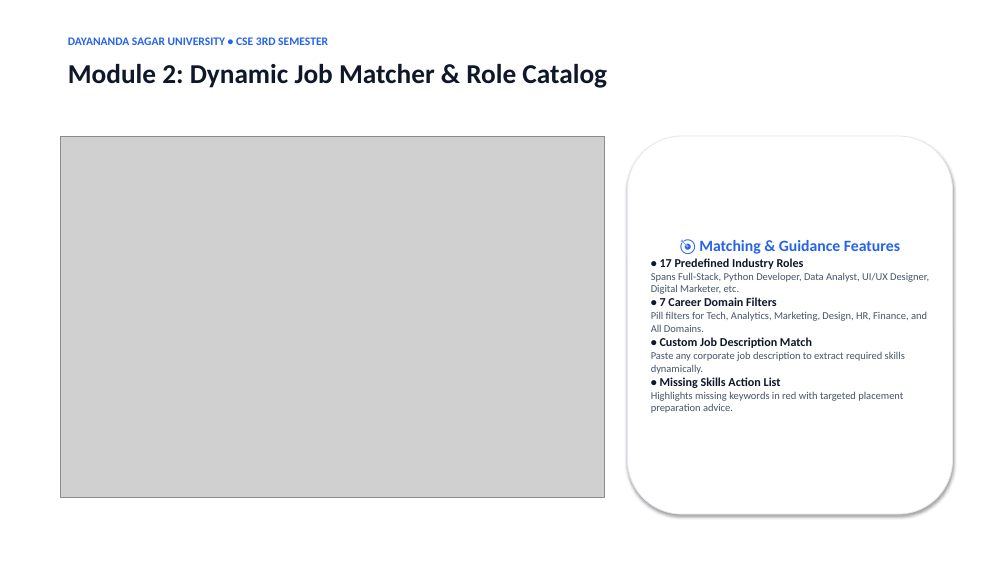
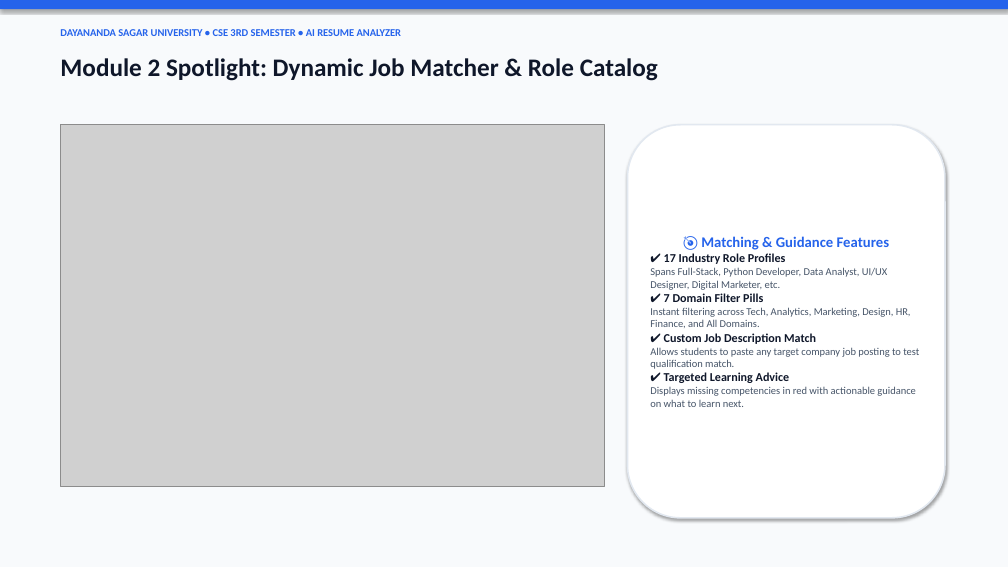
Before and after one commit to geetesh525-glitch/campus-ai-project-assistant, a slide deck: slide 7 of resume_analyzer_project/AI_Resume_Analyzer_Presentation.pptx. Drawn at 1008x567 pixels with LibreOffice and Linux fonts; fonts in the diff are those of the drawing; grey boxes stand for pictures. Boxes give left, top, right and bottom in pixels: in the first picture for what was removed or moved away, otherwise in the second. Text is boxed around its words. In the diff, an @@ line names an element or a change of style, - is before the commit and + after.

```diff
--- a/resume_analyzer_project/AI_Resume_Analyzer_Presentation.pptx
+++ b/resume_analyzer_project/AI_Resume_Analyzer_Presentation.pptx
@@ rectangle added at box(0, 0, 1008, 567), fill #F8FAFC @@
@@ rectangle added at box(0, 0, 1008, 9), fill #2563EB @@
@@ text at box(60, 29, 401, 36): text changed; size 11 to 10 pt @@
-DAYANANDA SAGAR UNIVERSITY • CSE 3RD SEMESTER
+DAYANANDA SAGAR UNIVERSITY • CSE 3RD SEMESTER • AI RESUME ANALYZER
@@ text at box(60, 58, 658, 81): text changed; size 26 to 24 pt @@
-Module 2: Dynamic Job Matcher & Role Catalog
+Module 2 Spotlight: Dynamic Job Matcher & Role Catalog
@@ picture: place and size @@
-picture at box(60, 136, 605, 498)
+picture at box(60, 125, 605, 486)
@@ rounded rectangle "🎯 Matching & Guidance Features": place and size @@
-rounded rectangle "🎯 Matching & Guidance Features" at box(628, 136, 953, 514)
+rounded rectangle "🎯 Matching & Guidance Features" at box(628, 125, 945, 518)
@@ rounded rectangle "🎯 Matching & Guidance Features" at box(628, 125, 945, 518): outline #E2E8F0 0.75 pt to #E2E8F0 1.5 pt @@
@@ text in rounded rectangle at box(701, 236, 889, 250): size 15 to 14 pt in "🎯 Matching & Guidance Features" @@
@@ text in rounded rectangle at box(664, 253, 786, 264): text changed @@
-• 17 Predefined Industry Roles
+✔ 17 Industry Role Profiles
@@ text in rounded rectangle at box(650, 293, 919, 407): text changed @@
-• 7 Career Domain Filters
-Pill filters for Tech, Analytics, Marketing, Design, HR, Finance, and All Domains.
-• Custom Job Description Match
-Paste any corporate job description to extract required skills dynamically.
-• Missing Skills Action List
-Highlights missing keywords in red with targeted placement preparation advice.
+✔ 7 Domain Filter Pills
+Instant filtering across Tech, Analytics, Marketing, Design, HR, Finance, and All Domains.
+✔ Custom Job Description Match
+Allows students to paste any target company job posting to test qualification match.
+✔ Targeted Learning Advice
+Displays missing competencies in red with actionable guidance on what to learn next.
```
Also in this commit, not shown: 9 other slides changed, 9 other files.
